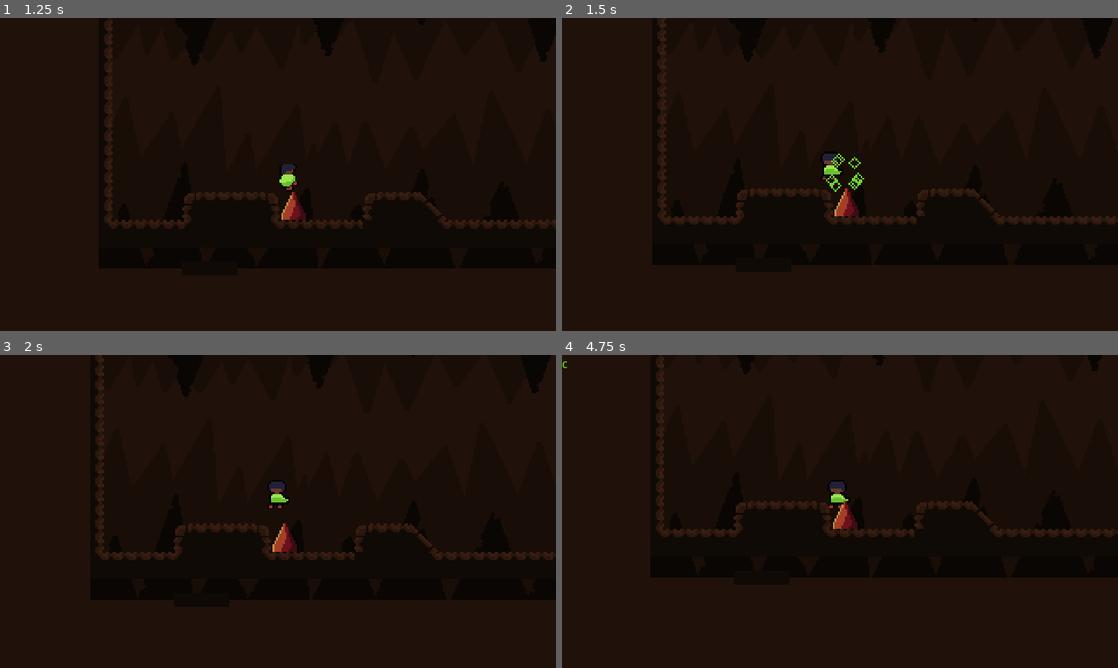
Above: before the commit, frames 1-4 (two rows, left to right).
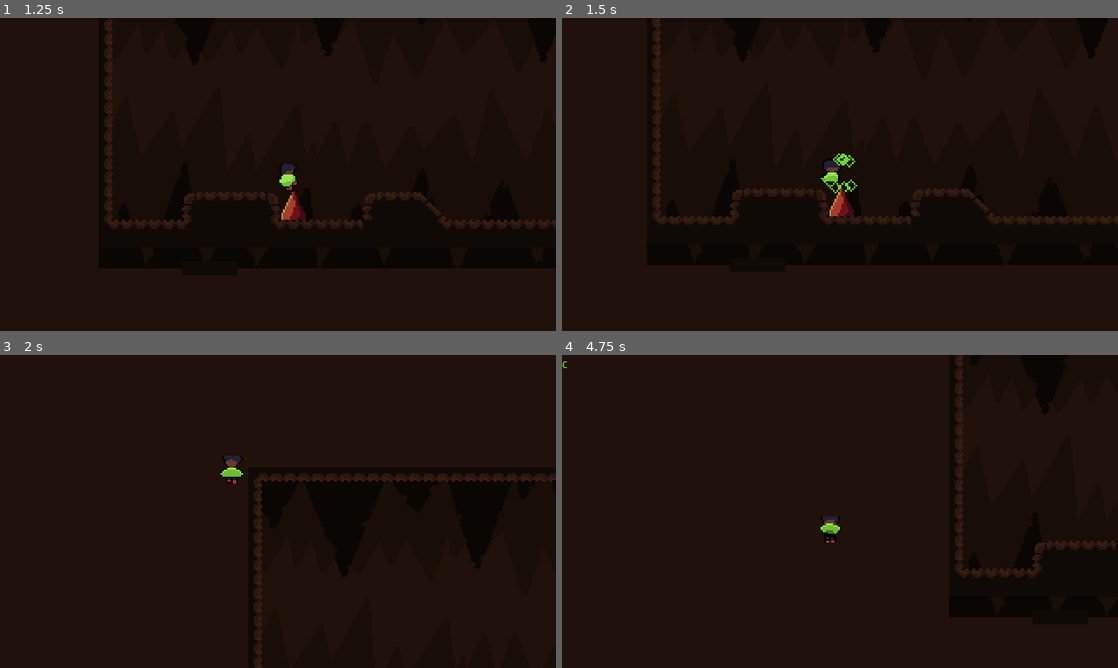
Above: after the commit, the same moments.

Repository: Omegalolchan/Cave_Runner
Game: Godot game, scene res://assets/Scenes/HighResDebugScene.tscn
Two runs of this game, one before a commit and one after it. Both use one fixed random seed, a clock stepped at 60 frames per second and the inputs below.
Inputs:
- Up to frame 1 (1.25 s): tap Enter at 0.5 s; hold Right (moveRight) from 0.53 s (still down); hold Down (slide) from 0.53 s (still down); tap C (jump) at 0.77 s
- Up to frame 2 (1.5 s): release Right (moveRight) at 1.28 s; release Down (slide) at 1.28 s; hold Left (moveLeft) from 1.28 s (still down); tap Down (slide) at 1.35 s
- Up to frame 3 (2 s): keep holding Left (moveLeft); tap C (jump) at 1.52 s
- Up to frame 4 (4.75 s): release Left (moveLeft) at 2.03 s; hold Down (slide) 2.03-2.78 s; hold Right (moveRight) 2.03-3.53 s; tap Down (slide) at 2.85, 4.35 s; tap C (jump) at 3.02, 3.77, 4.52 s; hold Down (slide) 3.53-4.28 s; hold Left (moveLeft) from 3.53 s (still down); tap ` (debug) at 4.15 s

Frame 1 is identical in both runs. In frame 2, 2.6% of the frame differs, in the area x 16-100%, y 0-66%; in frame 3, 1.9%; in frame 4, 2.0%.
Error before the commit: Invalid access to property or key 'debug_draw_position' on a base object of type 'CharacterBody2D (Player)'. (res://assets/Scripts/Debug.gd:21)

Commit message:
checkpoint system done, have to make a manager to control when it should be active and implement a save/load system

Diff:
--- a/assets/Scripts/CheckpointManager.gd
+++ b/assets/Scripts/CheckpointManager.gd
@@ -4,8 +4,19 @@
 var current_checkpoint_position : Vector2 = Vector2(0,0)
 var current_checkpoint_scene : StringName
 var backup_checkpoint_position : Vector2 = Vector2(0,0)
+
+func _ready() -> void:
+	var player_path : String = Global.player.get_path()
+	get_node(player_path + '/Sprite' ).death_animation_finished.connect(_on_death_animation_finished)
+	#print(Global.player)
+
 func update_checkpoint(position : Vector2, scene : StringName):
 	backup_checkpoint_position = current_checkpoint_position
 	current_checkpoint_scene = scene
 	current_checkpoint_position = position
 	return
+
+func _on_death_animation_finished():
+	Global.player.dead = false
+	Global.player.position = current_checkpoint_position
+	pass
--- a/assets/Scripts/Debug.gd
+++ b/assets/Scripts/Debug.gd
@@ -15,10 +15,6 @@
 func _process(_delta):
 	if draw_on:
 		queue_redraw()
-	pass
-
-func _draw():
-	draw_circle(player.debug_draw_position[0], 3, Color.GREEN, true)
 	pass
 
 func _input(event):
--- /dev/null
+++ b/assets/Scripts/Global.gd
@@ -0,0 +1,3 @@
+extends Node
+
+var player : Player
--- a/assets/Scripts/PlayerAnim.gd
+++ b/assets/Scripts/PlayerAnim.gd
@@ -1,10 +1,16 @@
 extends AnimatedSprite2D
+
+signal death_animation_finished()
 
 var hold = [
 	"", # EX : air, jump (all ground anim cancels)
 	0,
 ]
-@onready var player : Player= get_parent()
+var player : Player:
+	set(_value):
+		player = get_parent()
+	get:
+		return get_parent()
 
 var on : bool = true
 
@@ -21,16 +27,13 @@
 	FALL,
 }
 
+func _ready() -> void:
+	player = player
+
 func _on_player_var_to_anim(ground:bool, speed:Vector2, jump:bool, wall_jump:bool, _walled:bool, slide:bool):
 	if !is_zero_approx(sign(speed.x)) and animation != "WALLJUMP":
 		scale.x = sign(speed.x)
 
-	if hold[1] >= frame:
-		hold[1] = 0
-		hold[0] = ""
-
-	if animation == 'DIE' and animation_finished:
-		get_node('../DeathParticle').emitting = true
 
 	if ground:
 		if speed == Vector2.ZERO:
@@ -62,9 +65,16 @@
 	pass
 
 func _process(_delta: float) -> void:
+	if hold[1] >= frame:
+		hold[1] = 0
+		hold[0] = ""
+
+	#if animation == 'DIE' and animation_finished:
+		#get_node('../DeathParticle').emitting = true
+
 	if animation == 'DIE':
-		offset = lerp(offset, death_push, 0.5)
-		player.velocity = Vector2.ZERO
+		offset += death_push
+		pass
 	return
 
 func calc_slide_angle(speed : Vector2) -> anim_to_play:
@@ -82,14 +92,16 @@
 	play(anim_array[anim], 1.0, false)
 	return
 
-func update_death_push(_vector : Vector2, speed : float = 10):
+func update_death_push(_vector : Vector2, speed : float = 1):
 	death_push = (player.velocity * -1).normalized() * speed
 	return
 
 
 func _on_player_died():
-	on = false
-	play('DIE')
+	if animation != 'DIE':
+		on = false
+		play('DIE')
+		get_node('../DeathParticle').emitting = true
 	pass # Replace with function body.
 
 
@@ -97,4 +109,5 @@
 	on = true
 	death_push = Vector2.ZERO
 	offset = Vector2(0,0)
+	death_animation_finished.emit()
 	pass # Replace with function body.
--- a/assets/Scripts/PlayerArea2D.gd
+++ b/assets/Scripts/PlayerArea2D.gd
@@ -5,6 +5,6 @@
 func _physics_process(_delta):
 	var bodies : Array[Node2D] = get_overlapping_bodies()
 	if bodies.size() > 0:
-		get_node('../Sprite').update_death_push(Vector2.ZERO, 10)
+		get_node('../Sprite').update_death_push(Vector2.ZERO, .5)
 		player.die()
 	return
--- a/assets/Scripts/PlayerMovement.gd
+++ b/assets/Scripts/PlayerMovement.gd
@@ -25,9 +25,10 @@
 var is_sliding
 var on_floor
 var on_wall
+var dead : bool
+
 var current_jump_time : float
 var current_coyote_time : float
-
 var coyote_max_time = 10
 var jump_max_time = 20
 var jump_speed = -35.0
@@ -69,13 +70,19 @@
 
 func die():
 	died.emit()
+	dead = true
 	added_velocity = Vector2.ZERO
 	base_velocity = Vector2.ZERO
 	return
+
+func _init() -> void:
+	Global.player = self
 
 func _physics_process(delta):
 	FPS_DELTA = delta
 	GetInput()
+
+	if dead: return
 
 	### Checking Wall collisions
 	on_wall = false
--- a/project.godot
+++ b/project.godot
@@ -22,6 +22,7 @@
 DebugWindow="*res://assets/Objects/DebugWindow.tscn"
 AudioManager="*res://assets/Objects/AudioManager.tscn"
 checkpoint_manager="*res://assets/Objects/CheckpointManager.tscn"
+Global="*res://assets/Scripts/Global.gd"
 
 [display]
 
